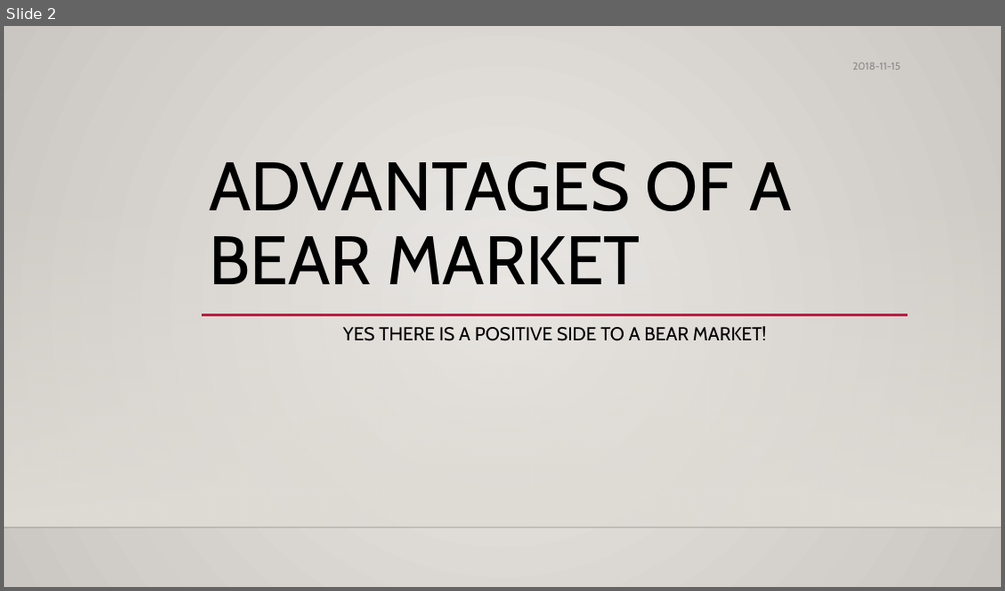
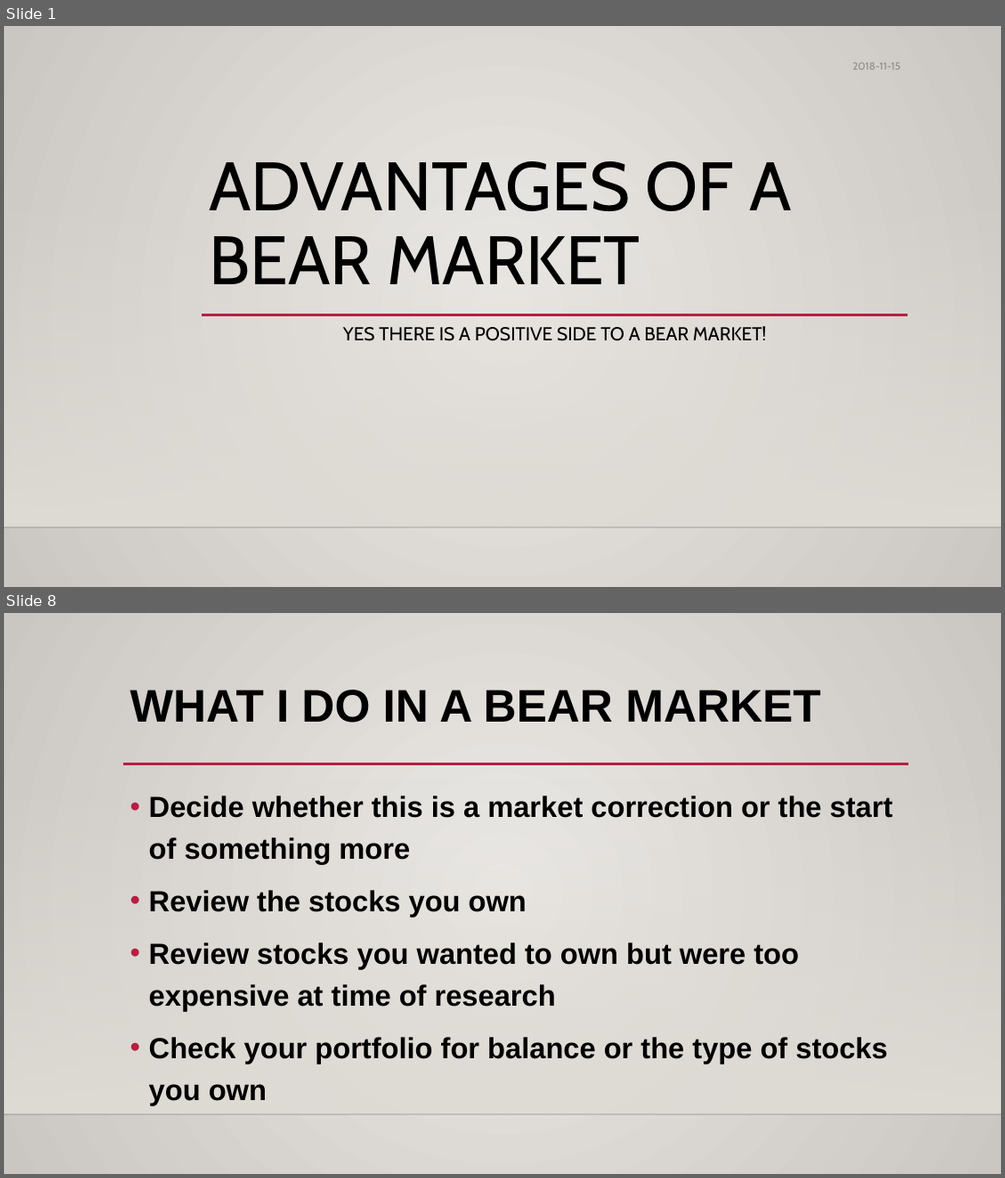
Before and after one commit to Gracewj/615-officer-, a slide deck: Officer.pptx. Shown one above the other, each under a label of ours: slide 2 before the commit, slides 1 and 8 after it; the slides between them are not shown. The pictures are 1005x591 and 1005x1178 pixels, drawn with LibreOffice and Linux fonts; fonts in the diff are those of the drawing; background and template pictures are left out. Boxes give left, top, right and bottom in pixels: in the first picture for what was removed or moved away, otherwise in the second. Text is boxed around its words. In the diff, an @@ line names an element or a change of style, - is before the commit and + after.

```diff
--- a/Officer.pptx
+++ b/Officer.pptx
@@ slide 8 added at [4, 613, 1001, 1174], background gradient #ECEAE7 to #CAC7C1; not listed: 2 template elements that a slide beside it also shows @@
@@ title added at [130, 690, 820, 722], 44 pt, text #000000, bold @@
+WHAT I DO IN A BEAR MARKET
@@ line added from (123, 764) to (909, 764), #B71E42 2.5 pt @@
@@ text added at [149, 795, 893, 1063], 28 pt, text #000000, bold @@
+• Decide whether this is a market correction or the start of something more
+• Review the stocks you own
+• Review stocks you wanted to own but were too expensive at time of research
+• Check your portfolio for balance or the type of stocks you own
@@ what was slide 2 is now slide 1 @@
```
Also in this commit, not shown: 3 slides changed, 3 other slides added, 1 slide removed, 12 other files.
